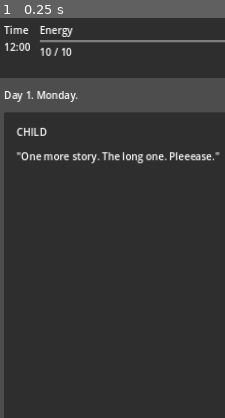
Above: before the commit, frame 1.
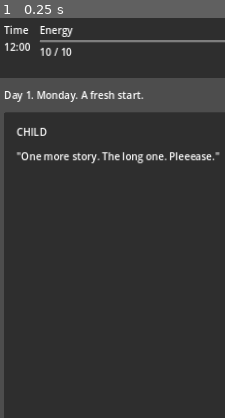
Above: after the commit, the same moment.

Repository: divyangchauhan/parenting-sim
Game: Godot game, scene res://scenes/Boot.tscn
The game is run twice, just before and just after one commit, with the same random seed, the same clock (stepped at 60 frames per second) and the same inputs.
Inputs:
- Up to frame 1 (0.25 s): no input
The pictures show only the part of the screen within x 1-51%, y 0-50%; the shares and areas given below are measured in that part.

The runs differ from the first frame. In frame 1, 0.3% of the frame differs, in the area x 36-64%, y 18-21%.

Commit message:
PR-05: fatigue/burnout system (desaturation+dim+slowdown FX, terser microcopy, stress autoplay verification)

Diff:
--- a/game/scenes/Autoplayer.gd
+++ b/game/scenes/Autoplayer.gd
@@ -11,10 +11,29 @@
 ## against an unexpected non-terminating loop turning into a hung CI job).
 const MAX_TOTAL_ACTIONS := 2000
 
+## Stress mode must drive fatigue at least this deep to count as a real exercise
+## of the burnout path.
+const STRESS_MIN_FATIGUE := 2
+
 var _dayshift: Node = null
 var _days_completed := 0
 var _actions := 0
 var _run_ended := false
+
+## Drive mode, from env AUTOPLAY_MODE: "first" (default) picks the first enabled
+## response (original behaviour); "stress" picks the highest-cost enabled
+## response each card to deplete reserves fast and exercise the fatigue system.
+var _mode := "first"
+
+## Highest fatigue level observed across the run (for the stress-mode assertion
+## and report line).
+var _max_fatigue := 0
+
+
+func _init() -> void:
+	var mode := OS.get_environment("AUTOPLAY_MODE")
+	if mode == "stress":
+		_mode = "stress"
 
 
 ## Connect to `dayshift` BEFORE it enters the tree, so we catch the very first
@@ -24,7 +43,14 @@
 	_dayshift = dayshift
 	_dayshift.card_presented.connect(_on_card_presented)
 	_dayshift.day_finished.connect(_on_day_finished)
+	GameState.fatigue_level_changed.connect(_on_fatigue_level_changed)
 	GameState.run_ended.connect(_on_run_ended)
+	# Seed from the current level in case it never changes during the run.
+	_max_fatigue = maxi(_max_fatigue, GameState.fatigue_level())
+
+
+func _on_fatigue_level_changed(level: int) -> void:
+	_max_fatigue = maxi(_max_fatigue, level)
 
 
 func _on_card_presented(card_node) -> void:
@@ -43,12 +69,21 @@
 		get_tree().quit(1)
 		return
 
-	var button := _first_enabled_button(card_node)
+	var button := _pick_button(card_node)
 	if button != null:
 		button.pressed.emit()
 	else:
 		# Nothing affordable/ungated: defer the card so the day can still drain.
 		card_node.deferred.emit()
+
+
+## Choose which enabled response to press, per mode. "first" returns the first
+## enabled button (original behaviour); "stress" returns the highest-cost enabled
+## button to deplete reserves as fast as possible. Null if none are enabled.
+func _pick_button(card_node) -> Button:
+	if _mode == "stress":
+		return _highest_cost_enabled_button(card_node)
+	return _first_enabled_button(card_node)
 
 
 ## Find the first non-disabled response Button under the card, or null.
@@ -57,6 +92,23 @@
 		if response_box is Button and not response_box.disabled:
 			return response_box
 	return null
+
+
+## Find the enabled response Button whose total spend (time+energy+patience) is
+## greatest, to drain reserves fastest. Null if none are enabled.
+func _highest_cost_enabled_button(card_node) -> Button:
+	var best: Button = null
+	var best_cost := -1
+	for child in _find_response_buttons(card_node):
+		if not (child is Button) or child.disabled:
+			continue
+		var response: Dictionary = child.get_meta("response", {})
+		var cost: Dictionary = response.get("cost", {})
+		var total := int(cost.get("time", 0)) + int(cost.get("energy", 0)) + int(cost.get("patience", 0))
+		if total > best_cost:
+			best_cost = total
+			best = child
+	return best
 
 
 ## Collect every response Button the card built (excludes the defer button,
@@ -85,5 +137,16 @@
 
 
 func _finish() -> void:
+	if _mode == "stress":
+		if _max_fatigue < STRESS_MIN_FATIGUE:
+			push_error("AUTOPLAY[stress]: fatigue only reached L%d (< L%d) — burnout path not exercised." % [
+				_max_fatigue, STRESS_MIN_FATIGUE])
+			get_tree().quit(1)
+			return
+		print("AUTOPLAY[stress]: max fatigue reached L%d, completed %d days" % [
+			_max_fatigue, _days_completed])
+		get_tree().quit(0)
+		return
+
 	print("AUTOPLAY: completed %d days, run ended" % _days_completed)
 	get_tree().quit(0)
--- a/game/scenes/Card.gd
+++ b/game/scenes/Card.gd
@@ -22,18 +22,39 @@
 signal deferred()
 
 ## Enter/exit animation tunables (subtle juice; DayShift awaits play_exit()).
+## Effective durations are divided by `_anim_speed`, so a tired (slower) speed
+## stretches them — the card literally moves slower when the player is depleted.
 const ENTER_TIME := 0.18
 const EXIT_TIME := 0.16
 const ENTER_OFFSET := 24.0
+
+## Terser "defer" affordance label per fatigue level (0 fresh .. 3 burnt out).
+## UI chrome only (not authored story); index is clamped to the array.
+const DEFER_TEXT_BY_FATIGUE := ["Not now", "Not now", "Later", "No"]
+
+## Quiet, non-punitive subtext appended to a warm option locked by low reserve —
+## "present, not punitive". Shown only for fatigue-gated (not merely unaffordable)
+## warm/attentive options.
+const UNAVAILABLE_HINT := "  —not right now"
 
 @onready var _source_tag: Label = %SourceTag
 @onready var _prompt: Label = %Prompt
 @onready var _responses_box: VBoxContainer = %Responses
 @onready var _defer_button: Button = %DeferButton
 
+## Animation-speed multiplier handed down from DayShift (1.0 = normal, < 1.0 =
+## slower). Set before setup()/play_enter(); defaults to normal speed.
+var _anim_speed: float = 1.0
+
 
 func _ready() -> void:
 	_defer_button.pressed.connect(_on_defer_pressed)
+
+
+## Set the animation-speed multiplier (from FatigueFX via DayShift). Lower =
+## slower transitions. Called before setup()/play_enter().
+func set_anim_speed(speed: float) -> void:
+	_anim_speed = maxf(speed, 0.01)
 
 
 ## Render `card` (shape per content/schema.md) and build its response buttons.
@@ -44,6 +65,10 @@
 	_source_tag.theme_type_variation = &"SourceTag_%s" % source
 
 	_prompt.text = String(card.get("prompt", ""))
+
+	# Terser defer affordance as fatigue rises (display-only chrome).
+	var level := clampi(GameState.fatigue_level(), 0, DEFER_TEXT_BY_FATIGUE.size() - 1)
+	_defer_button.text = DEFER_TEXT_BY_FATIGUE[level]
 
 	for child in _responses_box.get_children():
 		child.queue_free()
@@ -72,6 +97,12 @@
 	var unaffordable := not GameState.can_afford(response.get("cost", {}))
 	button.disabled = gated or unaffordable
 
+	# When a warm/attentive option is locked specifically by low reserve (fatigue
+	# gating), append a small, quiet reason — present, not punitive. Unaffordable
+	# (out of time/resource) options stay bare; this hint is about "not in you".
+	if gated and tone == "warm":
+		button.text += UNAVAILABLE_HINT
+
 	# Intent only — DayShift resolves it.
 	button.pressed.connect(func() -> void: chosen.emit(response))
 	return button
@@ -90,20 +121,23 @@
 # Enter / exit animation hooks
 # ---------------------------------------------------------------------------
 
-## Subtle slide+fade in. Called by DayShift after the card is added.
+## Subtle slide+fade in. Called by DayShift after the card is added. Duration is
+## stretched by lower _anim_speed so it visibly slows when the player is tired.
 func play_enter() -> void:
+	var enter_time := ENTER_TIME / _anim_speed
 	modulate.a = 0.0
 	position.y += ENTER_OFFSET
 	var tween := create_tween().set_parallel(true)
-	tween.tween_property(self, "modulate:a", 1.0, ENTER_TIME)
-	tween.tween_property(self, "position:y", position.y - ENTER_OFFSET, ENTER_TIME) \
+	tween.tween_property(self, "modulate:a", 1.0, enter_time)
+	tween.tween_property(self, "position:y", position.y - ENTER_OFFSET, enter_time) \
 		.set_trans(Tween.TRANS_SINE).set_ease(Tween.EASE_OUT)
 
 
-## Subtle fade out. Awaited by DayShift before presenting the next card.
+## Subtle fade out. Awaited by DayShift before presenting the next card. Duration
+## is stretched by lower _anim_speed (tireder = slower).
 func play_exit() -> void:
 	var tween := create_tween()
-	tween.tween_property(self, "modulate:a", 0.0, EXIT_TIME) \
+	tween.tween_property(self, "modulate:a", 0.0, EXIT_TIME / _anim_speed) \
 		.set_trans(Tween.TRANS_SINE).set_ease(Tween.EASE_IN)
 	await tween.finished
 
--- a/game/scenes/DayShift.gd
+++ b/game/scenes/DayShift.gd
@@ -26,14 +26,28 @@
 const MAX_DEFERS_PER_CARD := 2
 
 const CARD_SCENE := preload("res://scenes/Card.tscn")
+const FATIGUE_FX_SCRIPT := preload("res://scenes/FatigueFX.gd")
 
 ## Day-1 = Monday weekday labels for the day-open frame line.
 const WEEKDAYS := ["Monday", "Tuesday", "Wednesday", "Thursday",
 	"Friday", "Saturday", "Sunday"]
 
+## Terser day-open frame line per fatigue level (0 fresh .. 3 burnt out). As the
+## player tires the chrome gets shorter and flatter. Kept in code (UI chrome, not
+## authored story); "%s" takes the weekday, "%d" the day index. Index is clamped.
+const DAY_FRAME_BY_FATIGUE := [
+	"Day %d. %s. A fresh start.",
+	"Day %d. %s.",
+	"Day %d. %s. Again.",
+	"%s. Again.",
+]
+
 @onready var _day_label: Label = %DayLabel
 @onready var _card_container: Control = %CardContainer
 
+## The hosted post-effect node; also the source of the shared anim_speed factor.
+var _fatigue_fx: Node = null
+
 ## Live queue of card Dictionaries for the current day (front = next up).
 var _queue: Array = []
 
@@ -56,8 +70,23 @@
 
 
 func _ready() -> void:
+	# Host the fatigue post-effect. Its CanvasLayer (layer 1) sits above the card
+	# UI; the MetersHUD lives on HUDLayer (layer 2) above it, so the HUD stays
+	# full-colour and readable while the card world desaturates and dims.
+	_fatigue_fx = FATIGUE_FX_SCRIPT.new()
+	_fatigue_fx.name = "FatigueFX"
+	add_child(_fatigue_fx)
+
 	GameState.run_ended.connect(_on_run_ended)
 	start_shift()
+
+
+## Current animation-speed multiplier from the fatigue FX (1.0 when fresh, lower
+## when tired). Defensive default of 1.0 if the FX isn't up yet.
+func _anim_speed() -> float:
+	if _fatigue_fx != null:
+		return float(_fatigue_fx.anim_speed)
+	return 1.0
 
 
 ## Open the day and begin presenting its queue. Public so a future menu / the
@@ -80,7 +109,13 @@
 
 func _update_day_label() -> void:
 	var weekday: String = WEEKDAYS[(GameState.day - 1) % WEEKDAYS.size()]
-	_day_label.text = "Day %d. %s." % [GameState.day, weekday]
+	var level := clampi(GameState.fatigue_level(), 0, DAY_FRAME_BY_FATIGUE.size() - 1)
+	var frame: String = DAY_FRAME_BY_FATIGUE[level]
+	# Burnt-out variant drops the day number and takes only the weekday.
+	if frame.count("%d") == 0:
+		_day_label.text = frame % weekday
+	else:
+		_day_label.text = frame % [GameState.day, weekday]
 
 
 # ---------------------------------------------------------------------------
@@ -106,6 +141,10 @@
 	if card_node is Control:
 		(card_node as Control).set_anchors_and_offsets_preset(Control.PRESET_FULL_RECT)
 	_current_card = card_node
+
+	# Slow card animation when tired: lower anim_speed stretches durations.
+	if card_node.has_method("set_anim_speed"):
+		card_node.set_anim_speed(_anim_speed())
 
 	card_node.setup(card)
 	card_node.chosen.connect(_on_card_chosen.bind(card))
--- a/game/scenes/DayShift.tscn
+++ b/game/scenes/DayShift.tscn
@@ -38,5 +38,8 @@
 layout_mode = 2
 size_flags_vertical = 3
 
-[node name="MetersHUD" parent="." instance=ExtResource("2_metershud")]
+[node name="HUDLayer" type="CanvasLayer" parent="."]
+layer = 2
+
+[node name="MetersHUD" parent="HUDLayer" instance=ExtResource("2_metershud")]
 layout_mode = 1
--- /dev/null
+++ b/game/scenes/FatigueFX.gd
@@ -0,0 +1,163 @@
+extends Node
+## FatigueFX — the emotional-core post effect that makes the interface feel tired.
+##
+## DayShift hosts one of these. It subscribes to GameState.fatigue_level_changed
+## and drives a full-screen canvas-item shader (shaders/fatigue.gdshader): as the
+## player's combined Energy+Patience reserve drains, the world desaturates and
+## dims/vignettes, and a shared `anim_speed` factor slows every transition tween.
+##
+## The numeric ramp is a PURE, unit-testable mapping (`params_for_level`) that
+## never touches the scene tree, so tests can assert its shape without a display.
+## The node itself owns a CanvasLayer + ColorRect overlay and tweens the shader
+## uniforms between levels so the change is gradual, never a snap.
+##
+## Layering: the overlay sits on FX_CANVAS_LAYER (below the HUD's higher layer),
+## so the MetersHUD stays full-colour and readable while the card world tires.
+##
+## No game logic lives here — it only reads fatigue and renders feel.
+
+# ---------------------------------------------------------------------------
+# Ramp tunables (named constants — the whole level->feel curve lives here)
+# ---------------------------------------------------------------------------
+
+## Desaturation amount (0 = full colour, 1 = grayscale) per fatigue level 0..3.
+const DESATURATION_BY_LEVEL := [0.0, 0.25, 0.55, 0.85]
+
+## Dim/vignette amount (0 = bright, 1 = heavily darkened) per fatigue level 0..3.
+const DIM_BY_LEVEL := [0.0, 0.15, 0.4, 0.7]
+
+## Animation speed multiplier per fatigue level: 1.0 = normal, < 1.0 = slowed.
+## Other scenes scale their tween durations by 1 / anim_speed, so a lower value
+## means everything literally moves slower when tired.
+const ANIM_SPEED_BY_LEVEL := [1.0, 0.9, 0.75, 0.6]
+
+## Seconds to tween the shader uniforms when the fatigue level changes. The
+## crossfade itself is intentionally unhurried.
+const TRANSITION_TIME := 0.8
+
+## Canvas layer the overlay draws on. Kept low so a HUD on a higher layer (see
+## DayShift) renders above the effect and stays readable.
+const FX_CANVAS_LAYER := 1
+
+const FATIGUE_SHADER := preload("res://shaders/fatigue.gdshader")
+
+# ---------------------------------------------------------------------------
+# State
+# ---------------------------------------------------------------------------
+
+## The fatigue level currently being rendered (0 fresh .. 3 burnt out).
+var current_level: int = 0
+
+## The current animation-speed multiplier other scenes scale tweens by.
+var anim_speed: float = 1.0
+
+var _canvas: CanvasLayer
+var _rect: ColorRect
+var _material: ShaderMaterial
+var _tween: Tween
+
+# ---------------------------------------------------------------------------
+# Pure mapping (no scene-tree access — unit-testable)
+# ---------------------------------------------------------------------------
+
+## Map a fatigue level (clamped to 0..3) to its feel parameters. Pure: touches
+## no nodes, so tests instantiate this script and call it directly. Returns
+## { "desaturation": 0..1, "dim": 0..1, "anim_speed": float }.
+## Level 0 is neutral (0, 0, 1.0); higher levels desaturate/dim more and slow down.
+static func params_for_level(level: int) -> Dictionary:
+	var i := clampi(level, 0, DESATURATION_BY_LEVEL.size() - 1)
+	return {
+		"desaturation": float(DESATURATION_BY_LEVEL[i]),
+		"dim": float(DIM_BY_LEVEL[i]),
+		"anim_speed": float(ANIM_SPEED_BY_LEVEL[i]),
+	}
+
+# ---------------------------------------------------------------------------
+# Lifecycle
+# ---------------------------------------------------------------------------
+
+func _ready() -> void:
+	_build_overlay()
+
+	# Resolve the GameState autoload dynamically. Referencing the autoload global
+	# directly would make this script fail to compile under `--script` (where
+	# autoloads aren't registered), which would break the pure mapping's tests.
+	var game_state: Object = Engine.get_singleton("GameState") if Engine.has_singleton("GameState") else get_node_or_null("/root/GameState")
+	if game_state == null:
+		return
+
+	# Reflect the current level immediately (apply instantly, no tween), then
+	# react to future changes via the signal.
+	current_level = int(game_state.fatigue_level())
+	_apply_params(params_for_level(current_level), false)
+
+	game_state.fatigue_level_changed.connect(_on_fatigue_level_changed)
+
+
+## Create the CanvasLayer + screen-filling ColorRect that carry the shader. The
+## rect ignores mouse input so it never eats card/button presses underneath.
+func _build_overlay() -> void:
+	_canvas = CanvasLayer.new()
+	_canvas.layer = FX_CANVAS_LAYER
+	add_child(_canvas)
+
+	_material = ShaderMaterial.new()
+	_material.shader = FATIGUE_SHADER
+
+	_rect = ColorRect.new()
+	_rect.material = _material
+	_rect.color = Color(1, 1, 1, 1)
+	_rect.mouse_filter = Control.MOUSE_FILTER_IGNORE
+	_rect.set_anchors_and_offsets_preset(Control.PRESET_FULL_RECT)
+	_canvas.add_child(_rect)
+
+
+# ---------------------------------------------------------------------------
+# Reacting to fatigue
+# ---------------------------------------------------------------------------
+
+func _on_fatigue_level_changed(level: int) -> void:
+	current_level = level
+	_apply_params(params_for_level(level), true)
+
+
+## Push the level's params into the shader. When `animated`, tween the shader
+## uniforms over TRANSITION_TIME so the tiredness creeps in; otherwise snap them
+## (used for the initial apply). `anim_speed` updates immediately either way so
+## new tweens elsewhere pick up the slowdown without delay.
+func _apply_params(params: Dictionary, animated: bool) -> void:
+	anim_speed = float(params["anim_speed"])
+
+	var target_desat := float(params["desaturation"])
+	var target_dim := float(params["dim"])
+
+	if _tween != null and _tween.is_valid():
+		_tween.kill()
+
+	if not animated or _material == null:
+		if _material != null:
+			_material.set_shader_parameter("desaturation", target_desat)
+			_material.set_shader_parameter("dim", target_dim)
+		return
+
+	_tween = _rect.create_tween().set_parallel(true)
+	_tween.tween_method(_set_desaturation, _current_desaturation(), target_desat, TRANSITION_TIME) \
+		.set_trans(Tween.TRANS_SINE).set_ease(Tween.EASE_IN_OUT)
+	_tween.tween_method(_set_dim, _current_dim(), target_dim, TRANSITION_TIME) \
+		.set_trans(Tween.TRANS_SINE).set_ease(Tween.EASE_IN_OUT)
+
+
+func _current_desaturation() -> float:
+	return float(_material.get_shader_parameter("desaturation"))
+
+
+func _current_dim() -> float:
+	return float(_material.get_shader_parameter("dim"))
+
+
+func _set_desaturation(v: float) -> void:
+	_material.set_shader_parameter("desaturation", v)
+
+
+func _set_dim(v: float) -> void:
+	_material.set_shader_parameter("dim", v)
--- /dev/null
+++ b/game/shaders/fatigue.gdshader
@@ -0,0 +1,47 @@
+shader_type canvas_item;
+// Full-screen "tiredness" post effect for Enough.
+//
+// Drawn by a screen-filling ColorRect (FatigueFX) above the card UI but below
+// the HUD. It samples the already-rendered frame via a screen texture, then:
+//   - desaturates it toward luminance (uniform `desaturation`, 0..1)
+//   - darkens it overall and adds a soft vignette (uniform `dim`, 0..1)
+// Both amounts are tweened by FatigueFX between fatigue levels so the change is
+// gradual, never a snap. At desaturation = dim = 0 the frame is untouched.
+
+// 0 = full colour, 1 = fully grayscale.
+uniform float desaturation : hint_range(0.0, 1.0) = 0.0;
+// 0 = full brightness, 1 = heavily dimmed + vignetted.
+uniform float dim : hint_range(0.0, 1.0) = 0.0;
+
+// The already-rendered frame, sampled so we can post-process it.
+uniform sampler2D screen_tex : hint_screen_texture, filter_linear_mipmap;
+
+// Rec. 709 luma weights for perceptual desaturation.
+const vec3 LUMA = vec3(0.2126, 0.7152, 0.0722);
+
+// How strong the vignette darkening gets at dim = 1, and how far from centre it
+// starts biting. Kept as named constants so the ramp lives in one place.
+const float VIGNETTE_STRENGTH = 0.6;
+const float VIGNETTE_INNER = 0.25;
+const float VIGNETTE_OUTER = 0.85;
+// Flat overall darkening at dim = 1 (applied everywhere, not just edges).
+const float MAX_FLAT_DARKEN = 0.35;
+
+void fragment() {
+	vec4 frame = texture(screen_tex, SCREEN_UV);
+	vec3 col = frame.rgb;
+
+	// Desaturate toward luminance.
+	float luma = dot(col, LUMA);
+	col = mix(col, vec3(luma), clamp(desaturation, 0.0, 1.0));
+
+	// Flat darkening proportional to dim.
+	col *= 1.0 - MAX_FLAT_DARKEN * dim;
+
+	// Soft radial vignette, also scaled by dim.
+	float d = distance(SCREEN_UV, vec2(0.5));
+	float v = smoothstep(VIGNETTE_INNER, VIGNETTE_OUTER, d);
+	col *= 1.0 - VIGNETTE_STRENGTH * v * dim;
+
+	COLOR = vec4(col, 1.0);
+}
--- /dev/null
+++ b/game/tests/test_fatigue.gd
@@ -0,0 +1,73 @@
+extends SceneTree
+## Headless unit test for FatigueFX's pure level->params mapping.
+## Run with: godot --headless --path game --script tests/test_fatigue.gd
+##
+## A SceneTree script does not boot project autoloads, so we instantiate the
+## FatigueFX script directly and exercise its static, scene-tree-free mapping
+## (params_for_level) with bare asserts. The scene-touching parts of FatigueFX
+## are deliberately not under test here.
+
+const FatigueFXScript = preload("res://scenes/FatigueFX.gd")
+
+## Fatigue levels span 0..3 (4 bands).
+const LEVELS := 4
+
+
+func _init() -> void:
+	_test_level_zero_is_neutral()
+	_test_monotonicity()
+	_test_bounded_and_sane()
+	print("Fatigue tests passed")
+	quit(0)
+
+
+## Level 0 (fresh) must be perfectly neutral: full colour, no dim, normal speed.
+func _test_level_zero_is_neutral() -> void:
+	var p: Dictionary = FatigueFXScript.params_for_level(0)
+	assert(p["desaturation"] == 0.0, "level 0 desaturation must be 0")
+	assert(p["dim"] == 0.0, "level 0 dim must be 0")
+	assert(p["anim_speed"] == 1.0, "level 0 anim_speed must be 1.0")
+
+
+## desaturation & dim non-decreasing with level; anim_speed non-increasing.
+func _test_monotonicity() -> void:
+	for level in range(1, LEVELS):
+		var prev: Dictionary = FatigueFXScript.params_for_level(level - 1)
+		var cur: Dictionary = FatigueFXScript.params_for_level(level)
+		assert(cur["desaturation"] >= prev["desaturation"],
+			"desaturation must not decrease: L%d=%s < L%d=%s" % [
+				level, str(cur["desaturation"]), level - 1, str(prev["desaturation"])])
+		assert(cur["dim"] >= prev["dim"],
+			"dim must not decrease: L%d=%s < L%d=%s" % [
+				level, str(cur["dim"]), level - 1, str(prev["dim"])])
+		assert(cur["anim_speed"] <= prev["anim_speed"],
+			"anim_speed must not increase: L%d=%s > L%d=%s" % [
+				level, str(cur["anim_speed"]), level - 1, str(prev["anim_speed"])])
+
+
+## All four levels return bounded, sane values.
+func _test_bounded_and_sane() -> void:
+	for level in range(LEVELS):
+		var p: Dictionary = FatigueFXScript.params_for_level(level)
+		assert(p.has("desaturation") and p.has("dim") and p.has("anim_speed"),
+			"params_for_level(%d) missing a key" % level)
+		assert(p["desaturation"] >= 0.0 and p["desaturation"] <= 1.0,
+			"L%d desaturation out of 0..1: %s" % [level, str(p["desaturation"])])
+		assert(p["dim"] >= 0.0 and p["dim"] <= 1.0,
+			"L%d dim out of 0..1: %s" % [level, str(p["dim"])])
+		# anim_speed: slowed but never stopped or sped up past normal.
+		assert(p["anim_speed"] > 0.0 and p["anim_speed"] <= 1.0,
+			"L%d anim_speed out of (0..1]: %s" % [level, str(p["anim_speed"])])
+
+	# The burnt-out level should actually be tired: real desaturation/dim and a
+	# meaningfully slowed animation.
+	var worst: Dictionary = FatigueFXScript.params_for_level(LEVELS - 1)
+	assert(worst["desaturation"] > 0.5, "burnt-out level should be heavily desaturated")
+	assert(worst["dim"] > 0.0, "burnt-out level should be dimmed")
+	assert(worst["anim_speed"] < 1.0, "burnt-out level should be slowed")
+
+	# Out-of-range levels clamp rather than crash.
+	assert(FatigueFXScript.params_for_level(-5) == FatigueFXScript.params_for_level(0),
+		"negative level clamps to 0")
+	assert(FatigueFXScript.params_for_level(99) == FatigueFXScript.params_for_level(LEVELS - 1),
+		"too-high level clamps to the worst band")
Not shown, changed: tasks.md
